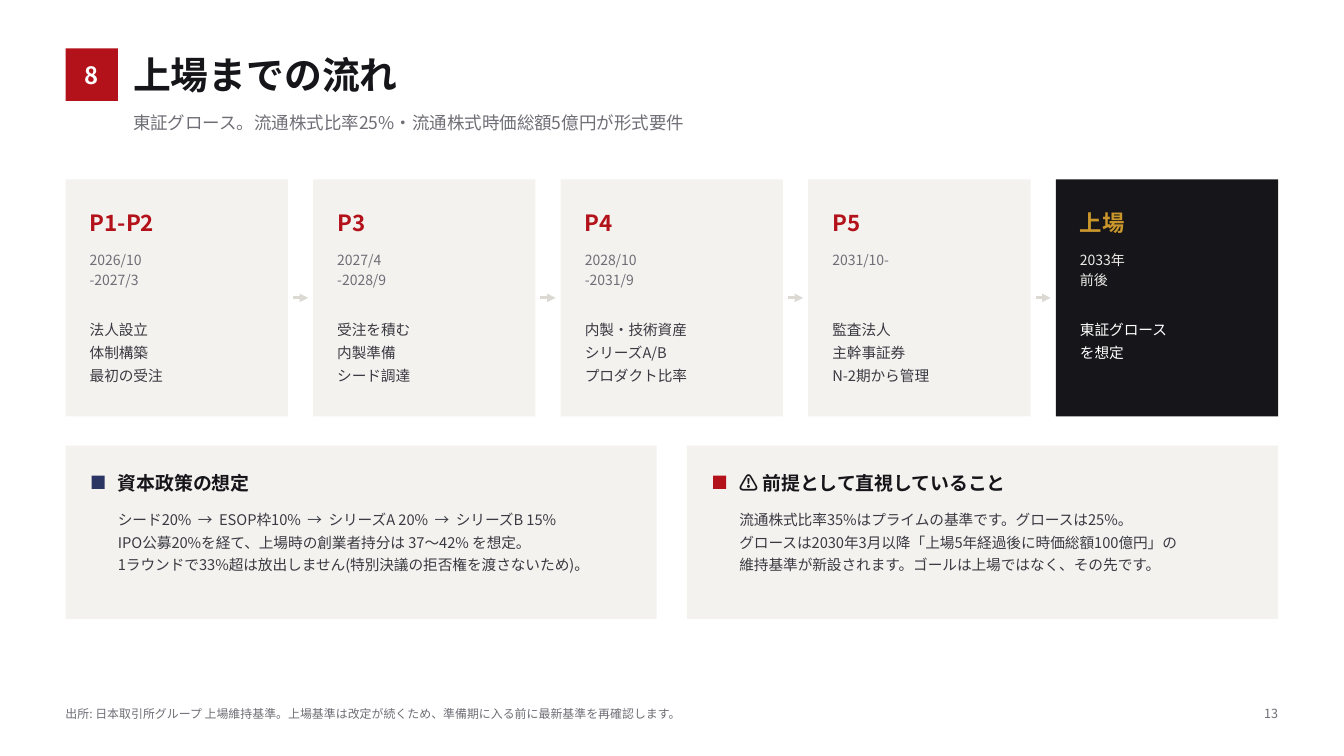
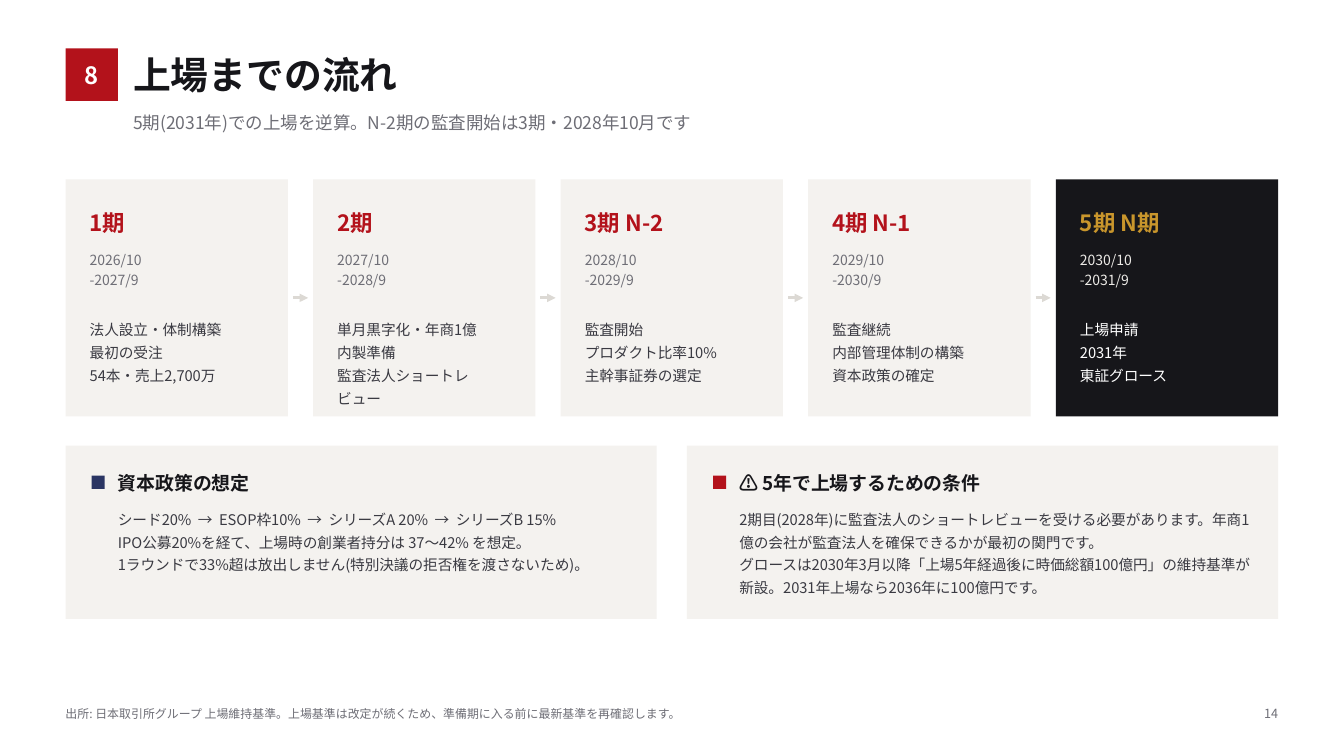
Before and after one commit to bpn333333/test, a slide deck: slide 15 of 投資家向け企画書.pptx (slide 14 before the commit). Drawn at 1344x756 pixels with LibreOffice and Linux fonts; fonts in the diff are those of the drawing. Boxes give left, top, right and bottom in pixels: in the first picture for what was removed or moved away, otherwise in the second. Text is boxed around its words. In the diff, an @@ line names an element or a change of style, - is before the commit and + after.

```diff
--- a/投資家向け企画書.pptx
+++ b/投資家向け企画書.pptx
@@ text at <box>133,114,691,132</box>: text changed @@
-東証グロース。流通株式比率25%・流通株式時価総額5億円が形式要件
+5期(2031年)での上場を逆算。N-2期の監査開始は3期・2028年10月です
@@ text at <box>90,212,126,233</box>: text changed @@
-P1-P2
+1期
@@ text at <box>337,212,373,233</box>: text changed @@
-P3
+2期
@@ text at <box>585,212,663,233</box>: text changed @@
-P4
+3期 N-2
@@ text at <box>832,212,911,233</box>: text changed @@
-P5
+4期 N-1
@@ text at <box>1080,212,1160,233</box>: text changed @@
-上場
+5期 N期
@@ text at <box>337,254,389,268</box>: text changed @@
-2027/4
+2027/10
@@ text at <box>832,254,884,288</box>: text changed @@
-2031/10-
+2029/10
+-2030/9
@@ text at <box>1080,254,1132,288</box>: text changed @@
-2033年
-前後
+2030/10
+-2031/9
@@ text at <box>90,274,139,287</box>: text changed @@
--2027/3
+-2027/9
@@ text at <box>585,274,634,288</box>: text changed @@
--2031/9
+-2029/9
@@ text at <box>90,322,222,336</box>: text changed @@
-法人設立
-体制構築
+法人設立・体制構築
@@ text at <box>337,322,477,336</box>: text changed @@
-受注を積む
+単月黒字化・年商1億
@@ text at <box>585,322,717,382</box>: text changed @@
-内製・技術資産
-シリーズA/B
-プロダクト比率
+監査開始
+プロダクト比率10%
+主幹事証券の選定
@@ text at <box>832,323,964,382</box>: text changed @@
-監査法人
-主幹事証券
-N-2期から管理
+監査継続
+内部管理体制の構築
+資本政策の確定
@@ text at <box>1080,322,1138,359</box>: paragraphs added @@
+上場申請
+2031年
@@ text at <box>1080,345,1124,359</box>: paragraph removed @@
-を想定
@@ text at <box>90,368,216,384</box>: paragraph added @@
+54本・売上2,700万
@@ text at <box>337,368,469,405</box>: text changed @@
-シード調達
+監査法人ショートレビュー
@@ text at <box>762,474,980,492</box>: text changed @@
-⚠ 前提として直視していること
+⚠ 5年で上場するための条件
@@ text at <box>739,512,1250,594</box>: text changed @@
-流通株式比率35%はプライムの基準です。グロースは25%。
-グロースは2030年3月以降「上場5年経過後に時価総額100億円」の
-維持基準が新設されます。ゴールは上場ではなく、その先です。
+2期目(2028年)に監査法人のショートレビューを受ける必要があります。年商1億の会社が監査法人を確保できるかが最初の関門です。
+グロースは2030年3月以降「上場5年経過後に時価総額100億円」の維持基準が新設。2031年上場なら2036年に100億円です。
@@ text at <box>1264,709,1278,718</box>: text changed @@
-13
+14
```
Also in this commit, not shown: 11 other slides changed, 1 slide added.
